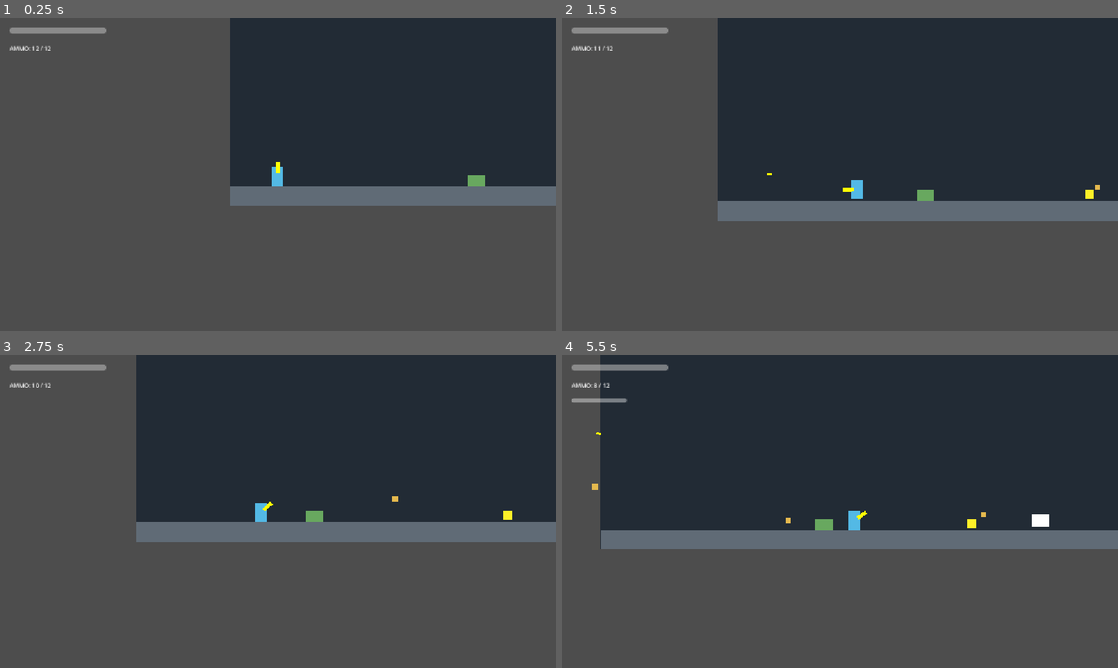
Above: before the commit, frames 1-4 (two rows, left to right).
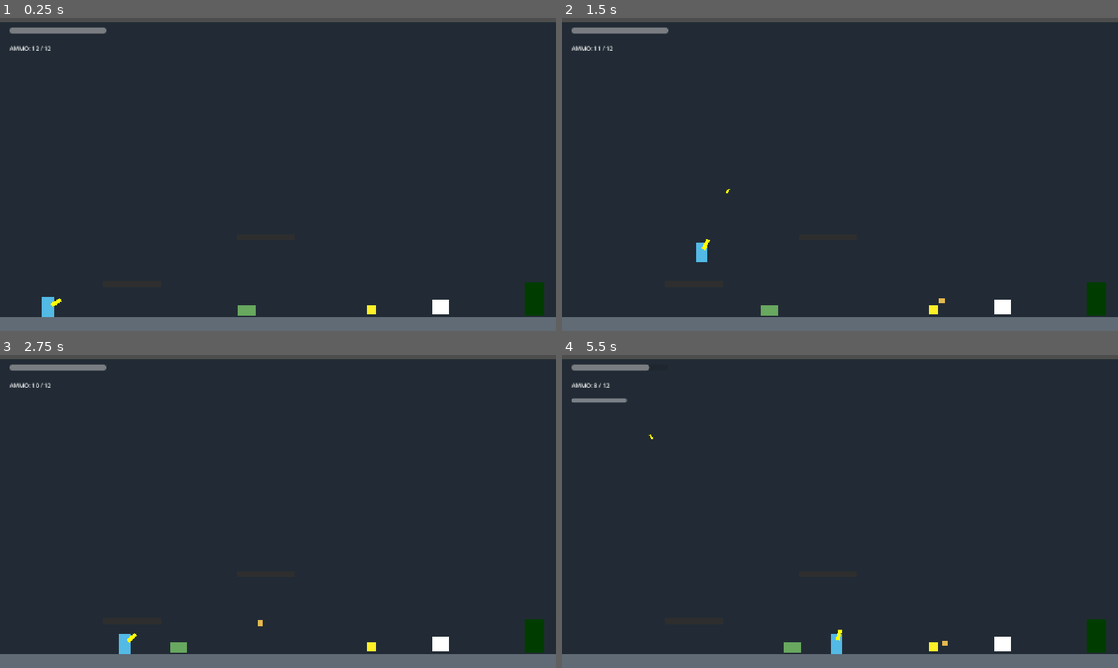
Above: after the commit, the same moments.

Repository: SousasaurusGamer/The-Eden-Disaster
Game: Godot game, scene res://scenes/levels/Laboratory.tscn
Same seed, same stepped clock (60 frames per second), same inputs: the game is played once before the commit and once after it. Before the commit the project starts from res://scenes/levels/test_level.tscn.
Inputs (mouse positions are in pixels of both pictures, inside the frame that each line leads up to):
- Up to frame 1 (0.25 s): no input
- Up to frame 2 (1.5 s): move the mouse to (962, 158) at 0.52 s; press the mouse at (962, 158) at 0.53 s; hold D (move_right) from 0.53 s (still down); tap Space (jump) at 0.77 s; tap E (interact, bound only after the commit) at 0.8, 1.35 s; move the mouse to (728, 190) at 1.27 s; release the mouse at (728, 190) at 1.28 s
- Up to frame 3 (2.75 s): tap Space (jump) at 1.52 s; click (166, 527) at 1.55 s; move the mouse to (333, 442) at 2.02 s; release D (move_right) at 2.03 s; hold A (move_left) from 2.03 s (still down); tap J (attack_melee) at 2.1 s; tap E (interact, bound only after the commit) at 2.3 s
- Up to frame 4 (5.5 s): move the mouse to (812, 574) at 2.77 s; release A (move_left) at 2.78 s; hold D (move_right) 2.78-4.28 s; tap Shift (roll) at 2.85 s; tap Space (jump) at 3.02, 3.77, 4.52 s; click (812, 574) at 3.05 s; move the mouse to (1006, 558) at 3.52 s; press the mouse at (1006, 558) at 3.53 s; tap E (interact, bound only after the commit) at 3.8, 4.35, 5.3 s; move the mouse to (673, 464) at 4.27 s; release the mouse at (673, 464) at 4.28 s; hold A (move_left) 4.28-5.03 s; click (673, 464) at 4.55 s; move the mouse to (867, 511) at 5.02 s; press the mouse at (867, 511) at 5.03 s; hold D (move_right) from 5.03 s (still down)

The runs differ from the first frame. In frame 1, 69% of the frame differs, in the area x 0-100%, y 0-100%; in frame 2, 58%; in frame 3, 60%; in frame 4, 49%.

Commit message:
añadi todos lo esenarios

Diff:
--- a/project.godot
+++ b/project.godot
@@ -11,9 +11,13 @@
 [application]
 
 config/name="TheEdenDisaster"
-run/main_scene="uid://rv5c3siy2iv7"
+run/main_scene="uid://cap31o2f8dawg"
 config/features=PackedStringArray("4.7", "GL Compatibility")
 config/icon="res://icon.svg"
+
+[autoload]
+
+GameState="*res://scripts/game_state.gd"
 
 [display]
 
@@ -53,6 +57,11 @@
 "events": [Object(InputEventMouseButton,"resource_local_to_scene":false,"resource_name":"","device":-1,"window_id":0,"a …(257 unchanged characters)…
 ]
 }
+interact={
+"deadzone": 0.2,
+"events": [Object(InputEventKey,"resource_local_to_scene":false,"resource_name":"","device":-1,"window_id":0,"alt_pressed":false,"shift_pressed":false,"ctrl_pressed":false,"meta_pressed":false,"pressed":false,"keycode":0,"physical_keycode":69,"key_label":0,"unicode":101,"location":0,"echo":false,"script":null)
+]
+}
 
 [physics]
 
--- /dev/null
+++ b/scenes/levels/Laboratory.tscn
@@ -0,0 +1,78 @@
+[gd_scene format=3 uid="uid://cap31o2f8dawg"]
+
+[ext_resource type="PackedScene" uid="uid://dxbq7pncklnoo" path="res://scenes/ui/hud.tscn" id="1_xbuhi"]
+[ext_resource type="PackedScene" uid="uid://bs4wjh4g2wxnf" path="res://scenes/player/steve.tscn" id="2_gkwyn"]
+[ext_resource type="PackedScene" uid="uid://bhjhv3042iaxg" path="res://scenes/enemies/plant_enemy.tscn" id="3_drsfp"]
+[ext_resource type="PackedScene" uid="uid://clb203aksgex6" path="res://scenes/player/ammo_pickup.tscn" id="4_0ny3w"]
+[ext_resource type="PackedScene" uid="uid://6y3s3ddlm6sa" path="res://scenes/enemies/spore_shooter.tscn" id="5_2nl3w"]
+[ext_resource type="PackedScene" uid="uid://bbko7wv2to7tu" path="res://scenes/levels/exit_door.tscn" id="6_gkwyn"]
+
+[sub_resource type="RectangleShape2D" id="RectangleShape2D_op1xx"]
+size = Vector2(1634.625, 42)
+
+[sub_resource type="RectangleShape2D" id="RectangleShape2D_kmatr"]
+size = Vector2(120, 12)
+
+[node name="Laboratory" type="Node2D" unique_id=901466039]
+
+[node name="FondoTemporal" type="ColorRect" parent="." unique_id=1084933701]
+offset_right = 1634.0
+offset_bottom = 650.0
+color = Color(0.13333334, 0.16862746, 0.20784314, 1)
+
+[node name="Suelo" type="StaticBody2D" parent="." unique_id=1815186442]
+
+[node name="ColorRect" type="ColorRect" parent="Suelo" unique_id=463342805]
+offset_left = 1.0
+offset_top = 610.0
+offset_right = 1634.0
+offset_bottom = 650.0
+color = Color(0.3764706, 0.41960785, 0.4627451, 1)
+
+[node name="CollisionShape2D" type="CollisionShape2D" parent="Suelo" unique_id=1159307698]
+position = Vector2(816.6875, 631)
+shape = SubResource("RectangleShape2D_op1xx")
+debug_color = Color(0, 0.6, 0.69803923, 0)
+
+[node name="Steve" parent="." unique_id=1515212709 instance=ExtResource("2_gkwyn")]
+position = Vector2(100, 600)
+
+[node name="HUD" parent="." unique_id=265695125 instance=ExtResource("1_xbuhi")]
+
+[node name="PlantEnemy" parent="." unique_id=530101187 instance=ExtResource("3_drsfp")]
+position = Vector2(528, 606)
+
+[node name="AmmoPickup" parent="." unique_id=1355191995 instance=ExtResource("4_0ny3w")]
+position = Vector2(770, 596)
+
+[node name="SporeShooter" parent="." unique_id=811389092 instance=ExtResource("5_2nl3w")]
+position = Vector2(913, 604)
+
+[node name="Plataforma01" type="StaticBody2D" parent="." unique_id=36589898]
+position = Vector2(274, 537)
+
+[node name="ColorRect" type="ColorRect" parent="Plataforma01" unique_id=508305678]
+offset_left = -60.0
+offset_right = 60.0
+offset_bottom = 12.0
+color = Color(0.18072194, 0.18072197, 0.18072197, 1)
+
+[node name="CollisionShape2D" type="CollisionShape2D" parent="Plataforma01" unique_id=247098103]
+position = Vector2(0, 6)
+shape = SubResource("RectangleShape2D_kmatr")
+
+[node name="Plataforma02" type="StaticBody2D" parent="." unique_id=2083634861]
+position = Vector2(551, 439)
+
+[node name="ColorRect" type="ColorRect" parent="Plataforma02" unique_id=493899815]
+offset_left = -60.0
+offset_right = 60.0
+offset_bottom = 12.0
+color = Color(0.18072194, 0.18072197, 0.18072197, 1)
+
+[node name="CollisionShape2D" type="CollisionShape2D" parent="Plataforma02" unique_id=98734593]
+position = Vector2(0, 6)
+shape = SubResource("RectangleShape2D_kmatr")
+
+[node name="ExitDoor" parent="." unique_id=759371311 instance=ExtResource("6_gkwyn")]
+position = Vector2(1107, 608)
--- /dev/null
+++ b/scenes/levels/camino_invernadero.tscn
@@ -0,0 +1,114 @@
+[gd_scene format=3 uid="uid://bwvrs6sy8y8jf"]
+
+[ext_resource type="PackedScene" uid="uid://bs4wjh4g2wxnf" path="res://scenes/player/steve.tscn" id="1_mn1kt"]
+[ext_resource type="PackedScene" uid="uid://dxbq7pncklnoo" path="res://scenes/ui/hud.tscn" id="2_ckjj0"]
+[ext_resource type="PackedScene" uid="uid://bhjhv3042iaxg" path="res://scenes/enemies/plant_enemy.tscn" id="3_ah1ng"]
+[ext_resource type="PackedScene" uid="uid://6y3s3ddlm6sa" path="res://scenes/enemies/spore_shooter.tscn" id="4_gqnp5"]
+[ext_resource type="PackedScene" uid="uid://clb203aksgex6" path="res://scenes/player/ammo_pickup.tscn" id="5_51tph"]
+[ext_resource type="Script" uid="uid://fhsnhe1y21om" path="res://scripts/scene_door.gd" id="6_gqnp5"]
+
+[sub_resource type="RectangleShape2D" id="RectangleShape2D_op1xx"]
+size = Vector2(1145, 42)
+
+[sub_resource type="RectangleShape2D" id="RectangleShape2D_pmlil"]
+size = Vector2(40, 108)
+
+[sub_resource type="RectangleShape2D" id="RectangleShape2D_7sk7b"]
+size = Vector2(71, 12)
+
+[sub_resource type="RectangleShape2D" id="RectangleShape2D_kmatr"]
+size = Vector2(54, 68)
+
+[node name="CamninoInvernadero" type="Node2D" unique_id=901466039]
+
+[node name="FondoTemporal" type="ColorRect" parent="." unique_id=1084933701]
+offset_right = 1162.0
+offset_bottom = 650.0
+color = Color(0.015686275, 0.16470589, 0, 1)
+
+[node name="Suelo" type="StaticBody2D" parent="." unique_id=1815186442]
+
+[node name="ColorRect" type="ColorRect" parent="Suelo" unique_id=463342805]
+offset_left = 1.0
+offset_top = 610.0
+offset_right = 1157.0
+offset_bottom = 650.0
+color = Color(0.3764706, 0.41960785, 0.4627451, 1)
+
+[node name="CollisionShape2D" type="CollisionShape2D" parent="Suelo" unique_id=1159307698]
+position = Vector2(582.5, 631)
+shape = SubResource("RectangleShape2D_op1xx")
+debug_color = Color(0, 0.6, 0.69803923, 0)
+
+[node name="Steve" parent="." unique_id=1515212709 instance=ExtResource("1_mn1kt")]
+position = Vector2(100, 600)
+
+[node name="HUD" parent="." unique_id=265695125 instance=ExtResource("2_ckjj0")]
+
+[node name="Muro02" type="StaticBody2D" parent="." unique_id=1852028674]
+position = Vector2(344, 608)
+
+[node name="ColorRect" type="ColorRect" parent="Muro02" unique_id=492506215]
+offset_left = -20.0
+offset_top = -109.0
+offset_right = 20.0
+color = Color(0.19793725, 0.19793722, 0.19793722, 1)
+
+[node name="CollisionShape2D" type="CollisionShape2D" parent="Muro02" unique_id=1635325844]
+position = Vector2(-1, -56)
+shape = SubResource("RectangleShape2D_pmlil")
+
+[node name="Muro03" type="StaticBody2D" parent="." unique_id=1959882797]
+position = Vector2(797, 610)
+
+[node name="ColorRect" type="ColorRect" parent="Muro03" unique_id=131174422]
+offset_left = -20.0
+offset_top = -109.0
+offset_right = 20.0
+color = Color(0.19793725, 0.19793722, 0.19793722, 1)
+
+[node name="CollisionShape2D" type="CollisionShape2D" parent="Muro03" unique_id=2052913834]
+position = Vector2(-1, -56)
+shape = SubResource("RectangleShape2D_pmlil")
+
+[node name="Plataforma01" type="StaticBody2D" parent="." unique_id=584712177]
+position = Vector2(591, 485)
+
+[node name="ColorRect" type="ColorRect" parent="Plataforma01" unique_id=1297020736]
+offset_left = -34.0
+offset_right = 36.0
+offset_bottom = 12.0
+color = Color(0.18072194, 0.18072197, 0.18072197, 1)
+
+[node name="CollisionShape2D" type="CollisionShape2D" parent="Plataforma01" unique_id=2109020637]
+position = Vector2(1.5, 6)
+shape = SubResource("RectangleShape2D_7sk7b")
+
+[node name="PlantEnemy" parent="." unique_id=530101187 instance=ExtResource("3_ah1ng")]
+position = Vector2(452, 606)
+
+[node name="SporeShooter" parent="." unique_id=428102256 instance=ExtResource("4_gqnp5")]
+position = Vector2(790, 499)
+
+[node name="PlantEnemy2" parent="." unique_id=1643090887 instance=ExtResource("3_ah1ng")]
+position = Vector2(617, 606)
+
+[node name="AmmoPickup" parent="." unique_id=1355191995 instance=ExtResource("5_51tph")]
+position = Vector2(851, 602)
+
+[node name="AmmoPickup2" parent="." unique_id=141528703 instance=ExtResource("5_51tph")]
+position = Vector2(886, 601)
+
+[node name="DoorInvernadero" type="Area2D" parent="." unique_id=614099325]
+position = Vector2(1056, 604)
+script = ExtResource("6_gqnp5")
+destination_scene = "uid://couffylpjkfwp"
+
+[node name="ColorRect" type="ColorRect" parent="DoorInvernadero" unique_id=86163567]
+offset_left = -20.0
+offset_top = -60.0
+offset_right = 20.0
+
+[node name="CollisionShape2D" type="CollisionShape2D" parent="DoorInvernadero" unique_id=1903043732]
+position = Vector2(0, -34)
+shape = SubResource("RectangleShape2D_kmatr")
--- /dev/null
+++ b/scenes/levels/city.tscn
@@ -0,0 +1,152 @@
+[gd_scene format=3 uid="uid://c8spub2rnuogw"]
+
+[ext_resource type="PackedScene" uid="uid://dxbq7pncklnoo" path="res://scenes/ui/hud.tscn" id="1_3lt63"]
+[ext_resource type="PackedScene" uid="uid://bs4wjh4g2wxnf" path="res://scenes/player/steve.tscn" id="2_0hjwn"]
+[ext_resource type="Script" uid="uid://fhsnhe1y21om" path="res://scripts/scene_door.gd" id="3_3lt63"]
+[ext_resource type="PackedScene" uid="uid://bhjhv3042iaxg" path="res://scenes/enemies/plant_enemy.tscn" id="3_wyqnf"]
+[ext_resource type="PackedScene" uid="uid://clb203aksgex6" path="res://scenes/player/ammo_pickup.tscn" id="4_dx8ow"]
+[ext_resource type="PackedScene" uid="uid://6y3s3ddlm6sa" path="res://scenes/enemies/spore_shooter.tscn" id="5_pksu5"]
+
+[sub_resource type="RectangleShape2D" id="RectangleShape2D_op1xx"]
+size = Vector2(2304, 42)
+
+[sub_resource type="RectangleShape2D" id="RectangleShape2D_i88o1"]
+size = Vector2(60, 80)
+
+[sub_resource type="RectangleShape2D" id="RectangleShape2D_kmatr"]
+size = Vector2(71, 12)
+
+[sub_resource type="RectangleShape2D" id="RectangleShape2D_j85h6"]
+size = Vector2(40, 145.625)
+
+[node name="City" type="Node2D" unique_id=901466039]
+
+[node name="FondoTemporal" type="ColorRect" parent="." unique_id=1084933701]
+offset_right = 2304.0
+offset_bottom = 650.0
+color = Color(0.25065672, 0.3163744, 0.38215223, 1)
+
+[node name="Suelo" type="StaticBody2D" parent="." unique_id=1815186442]
+
+[node name="ColorRect" type="ColorRect" parent="Suelo" unique_id=463342805]
+offset_left = 1.0
+offset_top = 610.0
+offset_right = 2305.0
+offset_bottom = 650.0
+color = Color(0.3764706, 0.41960785, 0.4627451, 1)
+
+[node name="CollisionShape2D" type="CollisionShape2D" parent="Suelo" unique_id=1159307698]
+position = Vector2(1151.375, 631)
+shape = SubResource("RectangleShape2D_op1xx")
+debug_color = Color(0, 0.6, 0.69803923, 0)
+
+[node name="Steve" parent="." unique_id=1515212709 instance=ExtResource("2_0hjwn")]
+position = Vector2(100, 600)
+
+[node name="HUD" parent="." unique_id=265695125 instance=ExtResource("1_3lt63")]
+
+[node name="EntradaRefugio" type="Area2D" parent="." unique_id=959917742]
+position = Vector2(2138, 606)
+script = ExtResource("3_3lt63")
+destination_scene = "uid://c0cwv64jhygkr"
+
+[node name="ColorRect" type="ColorRect" parent="EntradaRefugio" unique_id=1797088521]
+offset_left = -20.0
+offset_top = -70.0
+offset_right = 20.0
+color = Color(0.0028182059, 0.23702261, 0.00089795137, 1)
+
+[node name="CollisionShape2D" type="CollisionShape2D" parent="EntradaRefugio" unique_id=1505481626]
+position = Vector2(0, -40)
+shape = SubResource("RectangleShape2D_i88o1")
+
+[node name="Plataforma01" type="StaticBody2D" parent="." unique_id=36589898]
+position = Vector2(1187, 485)
+
+[node name="ColorRect" type="ColorRect" parent="Plataforma01" unique_id=508305678]
+offset_left = -34.0
+offset_right = 36.0
+offset_bottom = 12.0
+color = Color(0.18072194, 0.18072197, 0.18072197, 1)
+
+[node name="CollisionShape2D" type="CollisionShape2D" parent="Plataforma01" unique_id=247098103]
+position = Vector2(1.5, 6)
+shape = SubResource("RectangleShape2D_kmatr")
+
+[node name="Plataforma02" type="StaticBody2D" parent="." unique_id=2083634861]
+position = Vector2(1435, 439)
+
+[node name="ColorRect" type="ColorRect" parent="Plataforma02" unique_id=493899815]
+offset_left = -34.0
+offset_right = 36.0
+offset_bottom = 12.0
+color = Color(0.18072194, 0.18072197, 0.18072197, 1)
+
+[node name="CollisionShape2D" type="CollisionShape2D" parent="Plataforma02" unique_id=98734593]
+position = Vector2(0, 6)
+shape = SubResource("RectangleShape2D_kmatr")
+
+[node name="Muro01" type="StaticBody2D" parent="." unique_id=2043103596]
+position = Vector2(837, 609)
+
+[node name="ColorRect" type="ColorRect" parent="Muro01" unique_id=1987717203]
+offset_left = -20.0
+offset_top = -124.0
+offset_right = 20.0
+offset_bottom = 1.0
+color = Color(0.19793725, 0.19793722, 0.19793722, 1)
+
+[node name="CollisionShape2D" type="CollisionShape2D" parent="Muro01" unique_id=945258032]
+position = Vector2(0, -53)
+shape = SubResource("RectangleShape2D_j85h6")
+
+[node name="Muro03" type="StaticBody2D" parent="." unique_id=1418783837]
+position = Vector2(1568, 608)
+
+[node name="ColorRect" type="ColorRect" parent="Muro03" unique_id=674342615]
+offset_left = -20.0
+offset_top = -168.0
+offset_right = 20.0
+offset_bottom = 1.0
+color = Color(0.19793725, 0.19793722, 0.19793722, 1)
+
+[node name="CollisionShape2D" type="CollisionShape2D" parent="Muro03" unique_id=336011738]
+position = Vector2(1, -95.8125)
+shape = SubResource("RectangleShape2D_j85h6")
+
+[node name="Muro02" type="StaticBody2D" parent="." unique_id=525953357]
+position = Vector2(776, 609)
+
+[node name="ColorRect" type="ColorRect" parent="Muro02" unique_id=2013065050]
+offset_left = -20.0
+offset_top = -60.0
+offset_right = 20.0
+color = Color(0.19793725, 0.19793722, 0.19793722, 1)
+
+[node name="CollisionShape2D" type="CollisionShape2D" parent="Muro02" unique_id=2020584799]
+position = Vector2(-1, 11)
+shape = SubResource("RectangleShape2D_j85h6")
+
+[node name="PlantEnemy" parent="." unique_id=530101187 instance=ExtResource("3_wyqnf")]
+position = Vector2(1071, 607)
+
+[node name="PlantEnemy2" parent="." unique_id=995781800 instance=ExtResource("3_wyqnf")]
+position = Vector2(1433, 609)
+
+[node name="PlantEnemy3" parent="." unique_id=872225672 instance=ExtResource("3_wyqnf")]
+position = Vector2(1262, 609)
+
+[node name="SporeShooter" parent="." unique_id=428102256 instance=ExtResource("5_pksu5")]
+position = Vector2(1570, 435)
+
+[node name="SporeShooter2" parent="." unique_id=310702444 instance=ExtResource("5_pksu5")]
+position = Vector2(1197, 484)
+
+[node name="AmmoPickup" parent="." unique_id=1355191995 instance=ExtResource("4_dx8ow")]
+position = Vector2(1028, 601)
+
+[node name="AmmoPickup2" parent="." unique_id=1346300859 instance=ExtResource("4_dx8ow")]
+position = Vector2(1362, 601)
+
+[node name="AmmoPickup3" parent="." unique_id=1046903688 instance=ExtResource("4_dx8ow")]
+position = Vector2(1418, 430)
--- /dev/null
+++ b/scenes/levels/exit_door.tscn
@@ -0,0 +1,19 @@
+[gd_scene format=3 uid="uid://bbko7wv2to7tu"]
+
+[ext_resource type="Script" uid="uid://c6o6gf83qeuih" path="res://scripts/exit_door.gd" id="1_xxsxy"]
+
+[sub_resource type="RectangleShape2D" id="RectangleShape2D_op1xx"]
+size = Vector2(60, 80)
+
+[node name="ExitDoor" type="Area2D" unique_id=759371311]
+script = ExtResource("1_xxsxy")
+
+[node name="ColorRect" type="ColorRect" parent="." unique_id=962889139]
+offset_left = -20.0
+offset_top = -70.0
+offset_right = 20.0
+color = Color(0.0028182059, 0.23702261, 0.00089795137, 1)
+
+[node name="CollisionShape2D" type="CollisionShape2D" parent="." unique_id=1458168970]
+position = Vector2(0, -40)
+shape = SubResource("RectangleShape2D_op1xx")
--- /dev/null
+++ b/scenes/levels/invernadero.tscn
@@ -0,0 +1,63 @@
+[gd_scene format=3 uid="uid://couffylpjkfwp"]
+
+[ext_resource type="PackedScene" uid="uid://bs4wjh4g2wxnf" path="res://scenes/player/steve.tscn" id="1_ikrkf"]
+[ext_resource type="PackedScene" uid="uid://dxbq7pncklnoo" path="res://scenes/ui/hud.tscn" id="2_71ufu"]
+
+[sub_resource type="RectangleShape2D" id="RectangleShape2D_op1xx"]
+size = Vector2(1432, 42)
+
+[sub_resource type="RectangleShape2D" id="RectangleShape2D_kmatr"]
+size = Vector2(35, 646)
+
+[node name="Invernadero" type="Node2D" unique_id=901466039]
+
+[node name="FondoTemporal" type="ColorRect" parent="." unique_id=1084933701]
+offset_top = -7.0
+offset_right = 1459.0
+offset_bottom = 650.0
+color = Color(0.25065672, 0.3163744, 0.38215223, 1)
+
+[node name="Suelo" type="StaticBody2D" parent="." unique_id=1815186442]
+
+[node name="ColorRect" type="ColorRect" parent="Suelo" unique_id=463342805]
+offset_left = 1.0
+offset_top = 610.0
+offset_right = 1453.0
+offset_bottom = 650.0
+color = Color(0.3764706, 0.41960785, 0.4627451, 1)
+
+[node name="CollisionShape2D" type="CollisionShape2D" parent="Suelo" unique_id=1159307698]
+position = Vector2(726, 631)
+shape = SubResource("RectangleShape2D_op1xx")
+debug_color = Color(0, 0.6, 0.69803923, 0)
+
+[node name="Steve" parent="." unique_id=1515212709 instance=ExtResource("1_ikrkf")]
+position = Vector2(100, 600)
+
+[node name="HUD" parent="." unique_id=265695125 instance=ExtResource("2_71ufu")]
+
+[node name="StaticBody2D" type="StaticBody2D" parent="." unique_id=2073522055]
+position = Vector2(-21, 300)
+
+[node name="ColorRect" type="ColorRect" parent="StaticBody2D" unique_id=1643565935]
+offset_left = -11.0
+offset_top = -309.0
+offset_right = 20.0
+offset_bottom = 332.0
+
+[node name="CollisionShape2D" type="CollisionShape2D" parent="StaticBody2D" unique_id=1992225443]
+position = Vector2(2.5, 5)
+shape = SubResource("RectangleShape2D_kmatr")
+
+[node name="StaticBody2D2" type="StaticBody2D" parent="." unique_id=1770278595]
+position = Vector2(1469, 306)
+
+[node name="ColorRect" type="ColorRect" parent="StaticBody2D2" unique_id=1317130754]
+offset_left = -13.0
+offset_top = -314.0
+offset_right = 18.0
+offset_bottom = 318.0
+
+[node name="CollisionShape2D" type="CollisionShape2D" parent="StaticBody2D2" unique_id=600735044]
+position = Vector2(2, 4)
+shape = SubResource("RectangleShape2D_kmatr")
--- /dev/null
+++ b/scenes/levels/refugio.tscn
@@ -0,0 +1,53 @@
+[gd_scene format=3 uid="uid://c0cwv64jhygkr"]
+
+[ext_resource type="PackedScene" uid="uid://bs4wjh4g2wxnf" path="res://scenes/player/steve.tscn" id="1_bni87"]
+[ext_resource type="PackedScene" uid="uid://dxbq7pncklnoo" path="res://scenes/ui/hud.tscn" id="2_xdkps"]
+[ext_resource type="PackedScene" uid="uid://bbko7wv2to7tu" path="res://scenes/levels/exit_door.tscn" id="3_dat4c"]
+[ext_resource type="Script" uid="uid://fhsnhe1y21om" path="res://scripts/scene_door.gd" id="4_3chtq"]
+
+[sub_resource type="RectangleShape2D" id="RectangleShape2D_op1xx"]
+size = Vector2(1400, 42)
+
+[sub_resource type="RectangleShape2D" id="RectangleShape2D_3chtq"]
+size = Vector2(60, 80)
+
+[node name="Refugio" type="Node2D" unique_id=901466039]
+
+[node name="FondoTemporal" type="ColorRect" parent="." unique_id=1084933701]
+offset_right = 1400.0
+offset_bottom = 650.0
+color = Color(0.25065672, 0.3163744, 0.38215223, 1)
+
+[node name="Suelo" type="StaticBody2D" parent="." unique_id=1815186442]
+
+[node name="ColorRect" type="ColorRect" parent="Suelo" unique_id=463342805]
+offset_left = 1.0
+offset_top = 610.0
+offset_right = 1401.0
+offset_bottom = 650.0
+color = Color(0.3764706, 0.41960785, 0.4627451, 1)
+
+[node name="CollisionShape2D" type="CollisionShape2D" parent="Suelo" unique_id=1159307698]
+position = Vector2(710, 631)
+shape = SubResource("RectangleShape2D_op1xx")
+debug_color = Color(0, 0.6, 0.69803923, 0)
+
+[node name="Steve" parent="." unique_id=1515212709 instance=ExtResource("1_bni87")]
+position = Vector2(100, 600)
+
+[node name="HUD" parent="." unique_id=265695125 instance=ExtResource("2_xdkps")]
+
+[node name="SalidaRefugio" parent="." unique_id=759371311 instance=ExtResource("3_dat4c")]
+position = Vector2(1280, 605)
+script = ExtResource("4_3chtq")
+destination_scene = "uid://bwvrs6sy8y8jf"
+
+[node name="ColorRect2" type="ColorRect" parent="SalidaRefugio" unique_id=1846252287]
+offset_left = -20.0
+offset_top = -70.0
+offset_right = 20.0
+color = Color(0.0028182059, 0.23702261, 0.00089795137, 1)
+
+[node name="CollisionShape2D2" type="CollisionShape2D" parent="SalidaRefugio" unique_id=123722435]
+position = Vector2(0, -40)
+shape = SubResource("RectangleShape2D_3chtq")
--- a/scenes/player/steve.tscn
+++ b/scenes/player/steve.tscn
@@ -31,7 +31,11 @@
 
 [node name="Camera2D" type="Camera2D" parent="." unique_id=1693207895]
 position = Vector2(0, -20)
+limit_left = 0
+limit_top = -30
+limit_bottom = 640
 position_smoothing_enabled = true
+editor_draw_limits = true
 
 [node name="AttackHitbox" type="Area2D" parent="." unique_id=717792158]
 
--- a/scripts/enemy_spore.gd
+++ b/scripts/enemy_spore.gd
@@ -1,4 +1,3 @@
-
 extends Area2D
 class_name EnemySpore
 
--- /dev/null
+++ b/scripts/entrada_refugio.gd
@@ -0,0 +1,11 @@
+extends Area2D
+
+
+# Called when the node enters the scene tree for the first time.
+func _ready() -> void:
+	pass # Replace with function body.
+
+
+# Called every frame. 'delta' is the elapsed time since the previous frame.
+func _process(delta: float) -> void:
+	pass
--- /dev/null
+++ b/scripts/exit_door.gd
@@ -0,0 +1,34 @@
+extends Area2D
+
+const CITY_SCENE = "res://scenes/levels/city.tscn"
+
+var player_near: bool = false
+
+
+func _ready() -> void:
+	body_entered.connect(_on_body_entered)
+	body_exited.connect(_on_body_exited)
+
+
+func _process(_delta: float) -> void:
+	if player_near and Input.is_action_just_pressed("interact"):
+		print("Steve sale del laboratorio")
+		player_near = false
+
+		var player = get_tree().get_first_node_in_group("player")
+
+		if player != null:
+			GameState.save_player(player)
+
+		get_tree().change_scene_to_file.call_deferred(CITY_SCENE)
+
+
+func _on_body_entered(body: Node2D) -> void:
+	if body.is_in_group("player"):
+		player_near = true
+		print("Presiona E para salir del laboratorio")
+
+
+func _on_body_exited(body: Node2D) -> void:
+	if body.is_in_group("player"):
+		player_near = false
--- /dev/null
+++ b/scripts/game_state.gd
@@ -0,0 +1,13 @@
+extends Node
+
+var health: int = 100
+var ammo: int = 12
+var has_saved_stats: bool = false
+
+
+func save_player(player: Node) -> void:
+	health = int(player.get("health"))
+	ammo = int(player.get("ammo"))
+	has_saved_stats = true
+
+	print("Datos guardados: ", health, " HP, ", ammo, " balas")
--- /dev/null
+++ b/scripts/scene_door.gd
@@ -0,0 +1,36 @@
+
+extends Area2D
+
+@export_file("*.tscn") var destination_scene: String
+
+var player_near: bool = false
+
+
+func _ready() -> void:
+	body_entered.connect(_on_body_entered)
+	body_exited.connect(_on_body_exited)
+
+
+func _process(_delta: float) -> void:
+	if player_near and Input.is_action_just_pressed("interact"):
+		if destination_scene.is_empty():
+			return
+
+		var player = get_tree().get_first_node_in_group("player")
+
+		if player != null:
+			GameState.save_player(player)
+
+		player_near = false
+		get_tree().change_scene_to_file.call_deferred(destination_scene)
+
+
+func _on_body_entered(body: Node2D) -> void:
+	if body.is_in_group("player"):
+		player_near = true
+		print("Presiona E para entrar o salir")
+
+
+func _on_body_exited(body: Node2D) -> void:
+	if body.is_in_group("player"):
+		player_near = false
--- a/scripts/steve.gd
+++ b/scripts/steve.gd
@@ -13,7 +13,7 @@
 
 # Movimiento
 const SPEED = 200.0
-const JUMP_FORCE = -350.0
+const JUMP_FORCE = -500.0
 
 const CHARGE_TIME = 0.8
 const CHARGED_AMMO_COST = 3
@@ -50,11 +50,16 @@
 
 func _ready() -> void:
 	add_to_group("player")
-	health = max_health
-	print("Steve listo. Vida: ", health)
-	ammo = max_ammo
-	print("Municion inicial: ", ammo)
-
+
+	if GameState.has_saved_stats:
+		health = clampi(GameState.health, 1, max_health)
+		ammo = clampi(GameState.ammo, 0, max_ammo)
+	else:
+		health = max_health
+		ammo = max_ammo
+
+	print("Vida de Steve: ", health)
+	print("Municion de Steve: ", ammo)
 
 func _physics_process(delta: float) -> void:
 	if is_dead:
@@ -195,13 +200,17 @@
 		print("Steve esquivo el ataque")
 		return
 
+	# Restar vida
 	health = maxi(health - amount, 0)
 	print("Vida de Steve: ", health, "/", max_health)
 
+	# Morir solamente cuando la vida llegue a cero
 	if health <= 0:
 		is_dead = true
 		print("Steve ha muerto")
+		GameState.has_saved_stats = false
 		get_tree().call_deferred("reload_current_scene")
+
 
 
 
Not shown, added: scripts/entrada_refugio.gd.uid
Not shown, added: scripts/exit_door.gd.uid
Not shown, added: scripts/game_state.gd.uid
Not shown, added: scripts/scene_door.gd.uid
